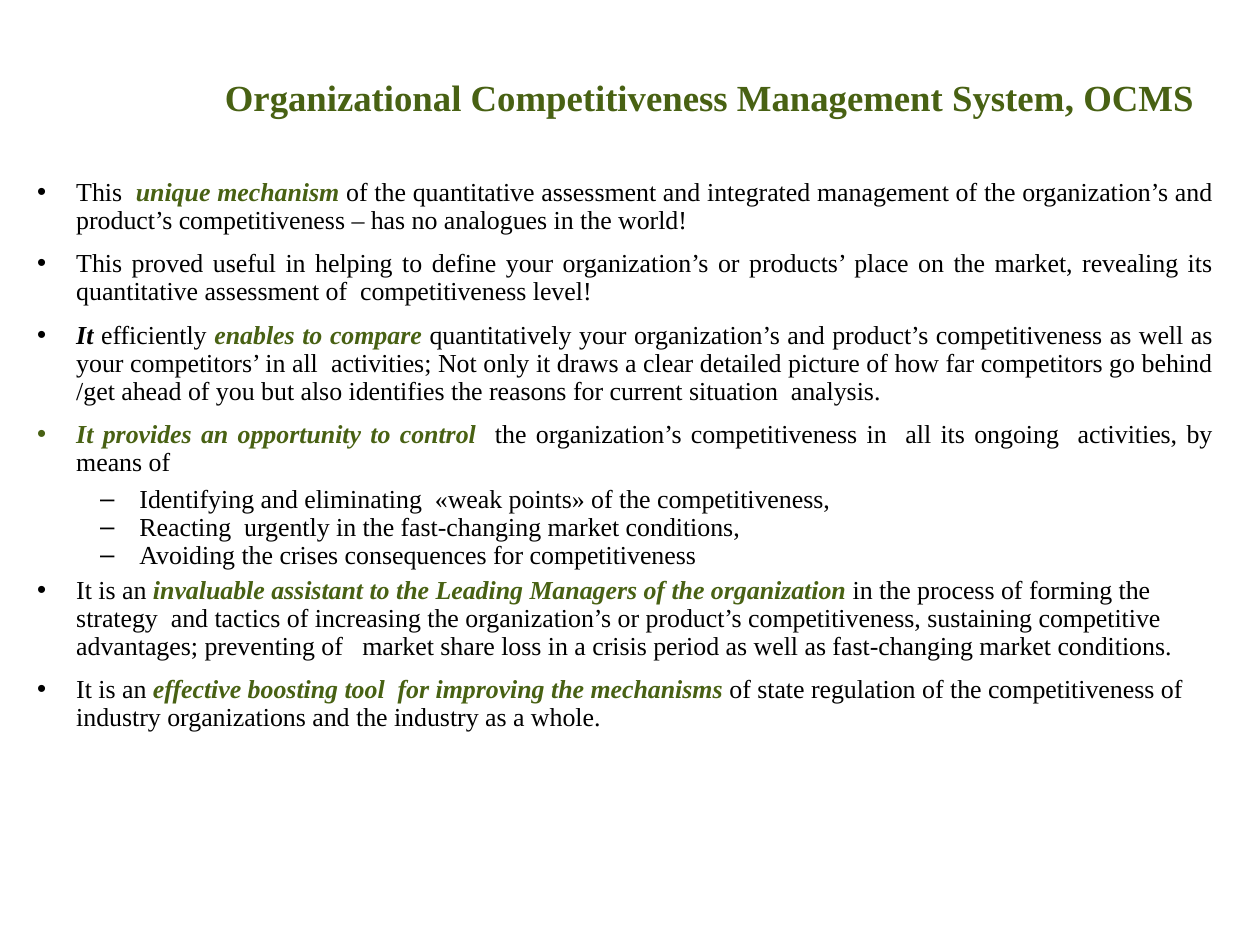
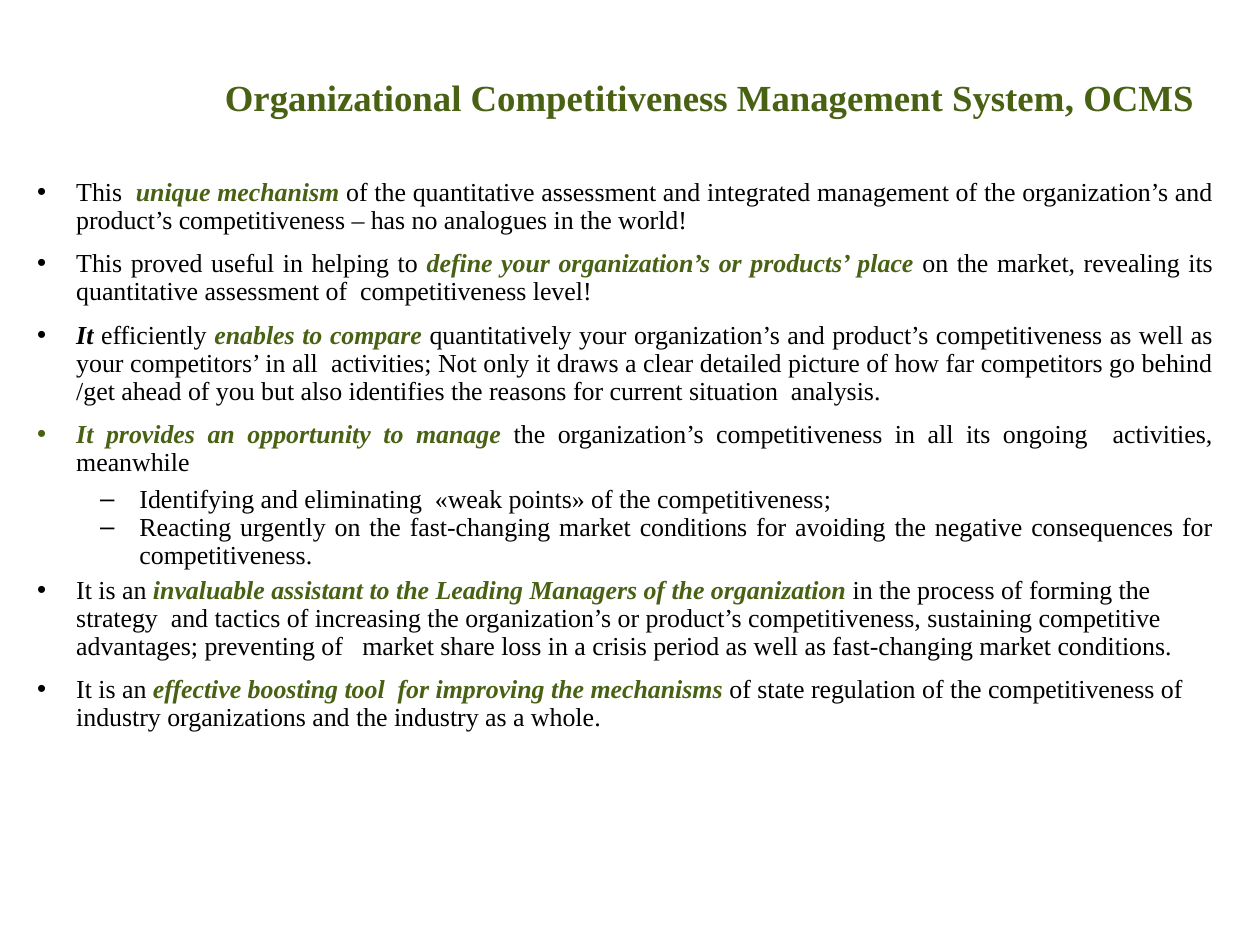
Before and after one commit to ocmsystem/ocmsystem.github.io, a slide deck: slide 2 of files/presentations/Presentation_OCMSystem_ENG.ppt. Drawn at 1260x945 pixels with LibreOffice and Linux fonts; fonts in the diff are those of the drawing; background and template pictures are left out. Boxes give left, top, right and bottom in pixels: in the first picture for what was removed or moved away, otherwise in the second. Text is boxed around its words. In the diff, an @@ line names an element or a change of style, - is before the commit and + after.

```diff
--- a/files/presentations/Presentation_OCMSystem_ENG.ppt
+++ b/files/presentations/Presentation_OCMSystem_ENG.ppt
@@ text at (76, 253, 1212, 306): text colour #000000 to #486113, bold on, italic on in "define your organization’s or products’ place" @@
@@ text at (76, 425, 1213, 570): text changed @@
-• It provides an opportunity to control the organization’s competitiveness in all its ongoing activities, by means of
-  – Identifying and eliminating «weak points» of the competitiveness,
-  – Reacting urgently in the fast-changing market conditions,
-  – Avoiding the crises consequences for competitiveness
+• It provides an opportunity to manage the organization’s competitiveness in all its ongoing activities, meanwhile
+  – Identifying and eliminating «weak points» of the competitiveness;
+  – Reacting urgently on the fast-changing market conditions for avoiding the negative consequences for competitiveness.
```
Also in this commit, not shown: 4 other slides changed, 3 other files.
